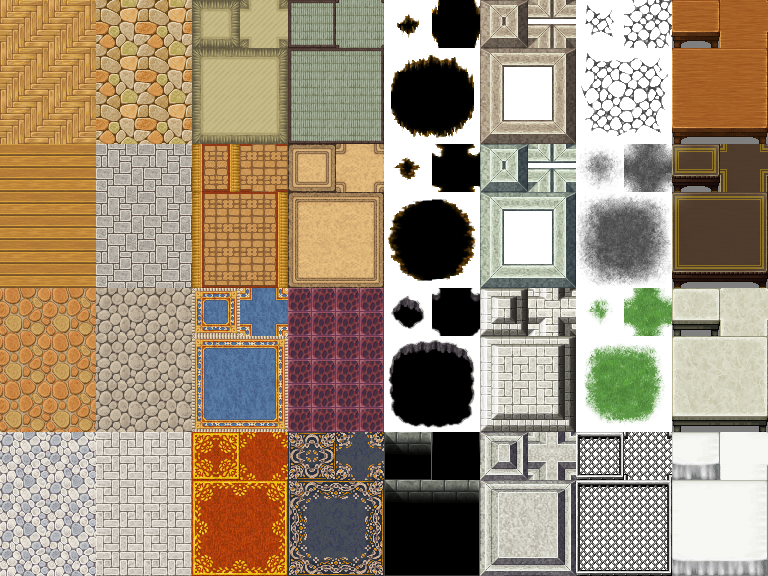
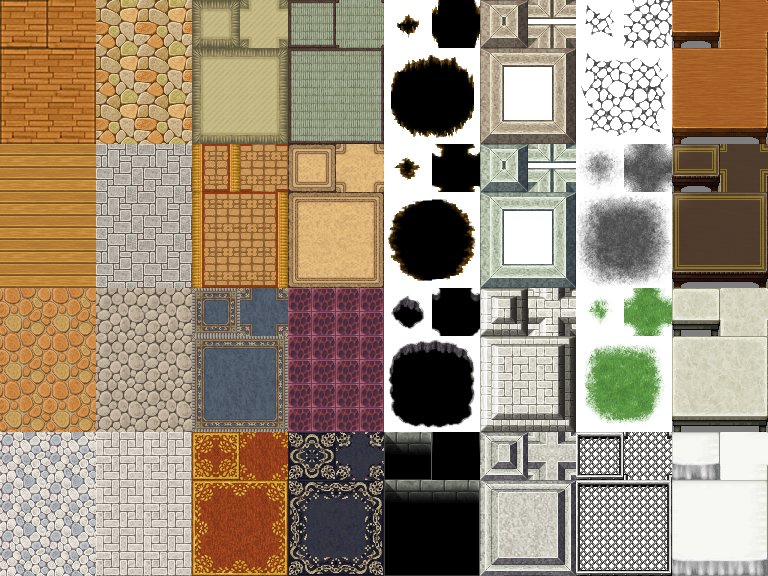
Revision of a layered 768 x 576 image; what changed, layer by layer:
added group "Dark Carpet" with 3 layers above "New Flooring" over [288,432,384,576]
added layer "Layer 9" in group "Dark Carpet" over [288,432,384,576]
added group "New Flooring" with 3 layers above "Desat Carpet" over [0,0,96,144]
added layer "Layer 2" in group "New Flooring" over [0,0,96,144]
added group "Desat Carpet" with 5 layers above "Desat Carpet 2" over [192,288,288,432]
added layer "Layer 10" in group "Desat Carpet" over [192,288,288,432]
added group "Desat Carpet 2" with 3 layers above "Vibrance 1" over [192,432,288,576]
added layer "Layer 11" in group "Desat Carpet 2" over [192,432,288,576]
